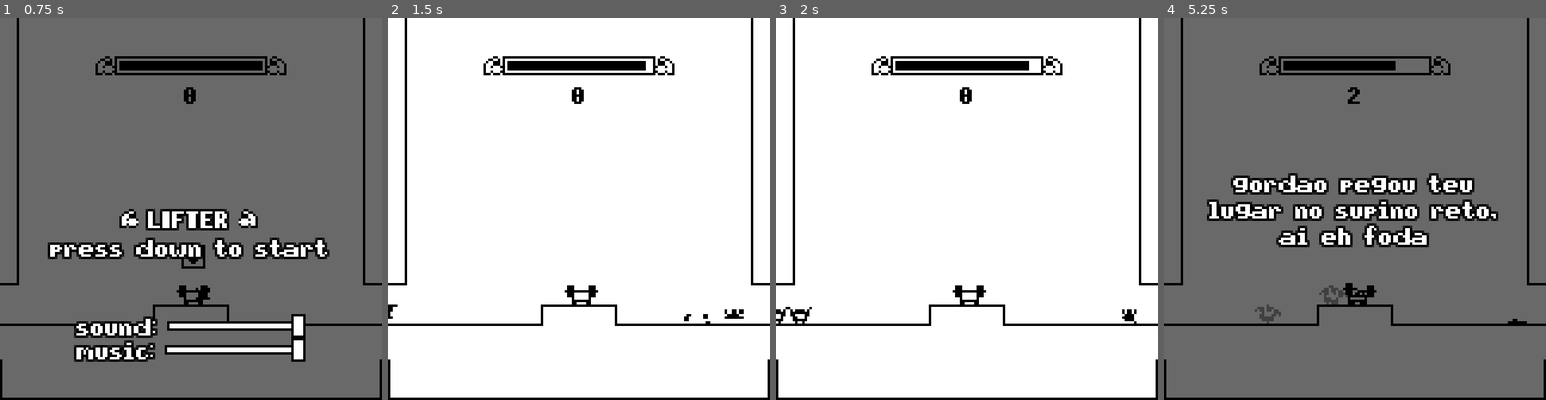
Above: before the commit, frames 1-4 (left to right).
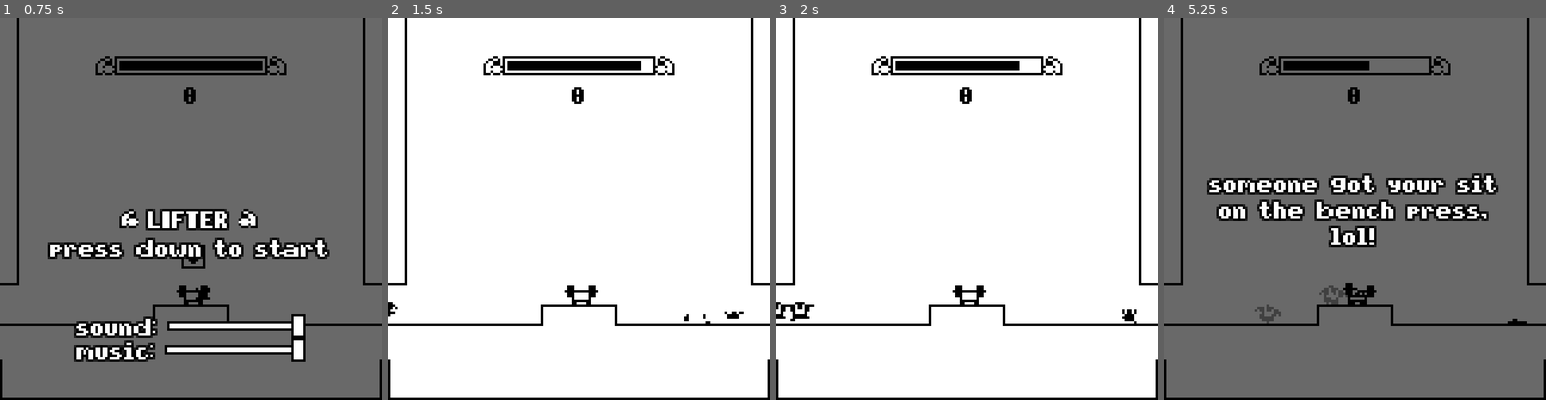
Above: after the commit, the same moments.

Repository: cauehenrique/lifter-game
Game: Godot game, scene res://game.tscn
Same seed, same stepped clock (60 frames per second), same inputs: the game is played once before the commit and once after it.
Inputs:
- Up to frame 1 (0.75 s): hold Right (player_right) from 0.53 s (still down); hold Down (player_lift) from 0.53 s (still down)
- Up to frame 2 (1.5 s): keep holding Right (player_right); tap Up (player_jump) at 0.77 s; release Down (player_lift) at 1.28 s; tap Down (player_lift) at 1.35 s
- Up to frame 3 (2 s): keep holding Right (player_right); tap Up (player_jump) at 1.52 s
- Up to frame 4 (5.25 s): release Right (player_right) at 2.03 s; hold Left (player_left) 2.03-2.78 s; hold Down (player_lift) 2.03-2.78 s; hold Right (player_right) 2.78-4.28 s; tap Down (player_lift) at 2.85, 4.35 s; tap Up (player_jump) at 3.02, 3.77, 4.52 s; hold Down (player_lift) 3.53-4.28 s; hold Left (player_left) 4.28-5.03 s; hold Right (player_right) from 5.03 s (still down); hold Down (player_lift) from 5.03 s (still down)

Frame 1 is identical in both runs. In frame 2, 0.1% of the frame differs, in the area x 0-94%, y 11-79%; in frame 3, 0.4%; in frame 4, 6.8%, in the area x 11-88%, y 11-60%.

Commit message:
💾 Added a save and load system.

Diff:
--- a/game.tscn
+++ b/game.tscn
@@ -7,7 +7,6 @@
 [ext_resource path="res://scenes/lifting_machine.tscn" type="PackedScene" id=5]
 [ext_resource path="res://scenes/game_hud.tscn" type="PackedScene" id=6]
 [ext_resource path="res://scripts/enemy_spawner.gd" type="Script" id=7]
-[ext_resource path="res://scenes/invert_rect.tscn" type="PackedScene" id=8]
 [ext_resource path="res://scenes/game_start.tscn" type="PackedScene" id=9]
 
 [sub_resource type="ConvexPolygonShape2D" id=1]
@@ -178,5 +177,3 @@
 [node name="game_over" parent="canvas" instance=ExtResource( 3 )]
 
 [node name="game_start" parent="canvas" instance=ExtResource( 9 )]
-
-[node name="invert_rect" parent="canvas" instance=ExtResource( 8 )]
--- a/scenes/game_over.tscn
+++ b/scenes/game_over.tscn
@@ -12,7 +12,7 @@
 
 [sub_resource type="Animation" id=2]
 resource_name = "game_over"
-length = 1.2
+length = 2.2
 tracks/0/type = "value"
 tracks/0/path = NodePath("center_container/v_box_container/gordo_label:visible")
 tracks/0/interp = 1
@@ -44,7 +44,7 @@
 tracks/2/imported = false
 tracks/2/enabled = true
 tracks/2/keys = {
-"times": PoolRealArray( 0, 1 ),
+"times": PoolRealArray( 0, 1.6 ),
 "transitions": PoolRealArray( 1, 1 ),
 "update": 1,
 "values": [ false, true ]
@@ -57,7 +57,7 @@
 tracks/3/enabled = true
 tracks/3/keys = {
 "times": PoolRealArray( 0.5, 0.6 ),
-"transitions": PoolRealArray( -0.5, -0.5 ),
+"transitions": PoolRealArray( 0.5, 0.5 ),
 "update": 0,
 "values": [ Vector2( 0.8, 1.2 ), Vector2( 1, 1 ) ]
 }
@@ -68,8 +68,8 @@
 tracks/4/imported = false
 tracks/4/enabled = true
 tracks/4/keys = {
-"times": PoolRealArray( 1, 1.1 ),
-"transitions": PoolRealArray( 1, -0.5 ),
+"times": PoolRealArray( 1.6, 1.7 ),
+"transitions": PoolRealArray( 0.5, 0.5 ),
 "update": 0,
 "values": [ Vector2( 0.8, 1.2 ), Vector2( 1, 1 ) ]
 }
@@ -88,8 +88,36 @@
 "end_offset": 0.0,
 "start_offset": 0.0,
 "stream": ExtResource( 3 )
+}, {
+"end_offset": 0.0,
+"start_offset": 0.0,
+"stream": ExtResource( 3 )
 } ],
-"times": PoolRealArray( 0.5, 1 )
+"times": PoolRealArray( 0.5, 1, 1.6 )
+}
+tracks/6/type = "value"
+tracks/6/path = NodePath("center_container/v_box_container/score_vbox:visible")
+tracks/6/interp = 1
+tracks/6/loop_wrap = true
+tracks/6/imported = false
+tracks/6/enabled = true
+tracks/6/keys = {
+"times": PoolRealArray( 0, 1 ),
+"transitions": PoolRealArray( 1, 1 ),
+"update": 1,
+"values": [ false, true ]
+}
+tracks/7/type = "value"
+tracks/7/path = NodePath("center_container/v_box_container/score_vbox:rect_scale")
+tracks/7/interp = 1
+tracks/7/loop_wrap = true
+tracks/7/imported = false
+tracks/7/enabled = true
+tracks/7/keys = {
+"times": PoolRealArray( 1, 1.1 ),
+"transitions": PoolRealArray( 0.5, 0.5 ),
+"update": 0,
+"values": [ Vector2( 0.8, 1.2 ), Vector2( 1, 1 ) ]
 }
 
 [node name="game_over" type="Control"]
@@ -131,21 +159,54 @@
 rect_scale = Vector2( 0.8, 1.2 )
 rect_pivot_offset = Vector2( 64, 15 )
 custom_fonts/font = SubResource( 1 )
-text = "gordao pegou teu lugar no supino reto, ai eh foda"
+text = "someone got your sit on the bench press, lol!"
+align = 1
+valign = 1
+autowrap = true
+
+[node name="score_vbox" type="VBoxContainer" parent="center_container/v_box_container"]
+visible = false
+margin_top = 46.0
+margin_right = 128.0
+margin_bottom = 66.0
+rect_scale = Vector2( 0.8, 1.2 )
+rect_pivot_offset = Vector2( 64, 10 )
+custom_constants/separation = 4
+alignment = 1
+
+[node name="last_score_label" type="Label" parent="center_container/v_box_container/score_vbox"]
+margin_right = 128.0
+margin_bottom = 8.0
+rect_min_size = Vector2( 128, 0 )
+rect_pivot_offset = Vector2( 64, 4 )
+custom_fonts/font = SubResource( 1 )
+text = "last score: 0"
+align = 1
+valign = 1
+autowrap = true
+
+[node name="best_score_label" type="Label" parent="center_container/v_box_container/score_vbox"]
+margin_top = 12.0
+margin_right = 128.0
+margin_bottom = 20.0
+rect_min_size = Vector2( 128, 0 )
+rect_pivot_offset = Vector2( 64, 4 )
+custom_fonts/font = SubResource( 1 )
+text = "best score: 0"
 align = 1
 valign = 1
 autowrap = true
 
 [node name="restart_label" type="Label" parent="center_container/v_box_container"]
 visible = false
-margin_top = 46.0
-margin_right = 128.0
-margin_bottom = 54.0
+margin_top = 82.0
+margin_right = 128.0
+margin_bottom = 90.0
 rect_min_size = Vector2( 128, 0 )
 rect_scale = Vector2( 0.8, 1.2 )
 rect_pivot_offset = Vector2( 64, 4 )
 custom_fonts/font = SubResource( 1 )
-text = "aperta \"R\""
+text = "press \"R\" to restart!"
 align = 1
 valign = 1
 autowrap = true
--- a/scenes/gordo.tscn
+++ b/scenes/gordo.tscn
@@ -46,7 +46,7 @@
 [node name="sprite" type="AnimatedSprite" parent="."]
 frames = SubResource( 6 )
 animation = "walk"
-frame = 2
+frame = 1
 playing = true
 offset = Vector2( 0, -6 )
 
--- a/scenes/invert_rect.tscn
+++ /dev/null
@@ -1,17 +0,0 @@
-[gd_scene load_steps=4 format=2]
-
-[ext_resource path="res://shaders/invert.shader" type="Shader" id=1]
-[ext_resource path="res://scripts/invert_rect.gd" type="Script" id=2]
-
-[sub_resource type="ShaderMaterial" id=1]
-shader = ExtResource( 1 )
-
-[node name="invert_rect" type="ColorRect"]
-visible = false
-material = SubResource( 1 )
-anchor_right = 1.0
-anchor_bottom = 1.0
-script = ExtResource( 2 )
-__meta__ = {
-"_edit_use_anchors_": false
-}
--- a/scenes/player_corpse.tscn
+++ b/scenes/player_corpse.tscn
@@ -8,7 +8,7 @@
 extents = Vector2( 4, 2 )
 
 [node name="player_corpse" type="KinematicBody2D"]
-collision_layer = 2
+collision_layer = 8
 collision_mask = 65
 script = ExtResource( 2 )
 
--- a/scripts/game_over.gd
+++ b/scripts/game_over.gd
@@ -1,9 +1,15 @@
 extends Control
 
 onready var animation_player : AnimationPlayer = $animation_player
+
+onready var best_score_label : Label = $center_container/v_box_container/score_vbox/best_score_label
+onready var last_score_label : Label = $center_container/v_box_container/score_vbox/last_score_label
 
 func _ready() -> void:
 	Global.connect("game_over", self, "setup_game_over")
 
 func setup_game_over() -> void:
+	best_score_label.text = "best score: " + str(Global.best_score)
+	last_score_label.text = "last score: " + str(Global.last_score)
+
 	animation_player.play("game_over")
--- a/scripts/game_start.gd
+++ b/scripts/game_start.gd
@@ -26,8 +26,6 @@
 		get_tree().set_input_as_handled()
 
 func change_sound_volume(new_value : float) -> void:
-	print("Sound Slider changed: " + str(new_value))
-
 	Global.last_sound_db = new_value
 
 	AudioServer.set_bus_mute(sound_bus_idx, (new_value <= 0))
@@ -36,8 +34,6 @@
 	sound_blip.play()
 
 func change_music_volume(new_value : float) -> void:
-	print("Music Slider changed: " + str(new_value))
-
 	Global.last_music_db = new_value
 
 	AudioServer.set_bus_mute(music_bus_idx, (new_value <= 0))
--- a/scripts/global.gd
+++ b/scripts/global.gd
@@ -17,17 +17,57 @@
 var last_sound_db : float = 10.0
 var last_music_db : float = 10.0
 
-# TODO: Save the score locally.
-#var best_score : int = 0
-#var last_score : int = 0
+var dark_mode : bool = false setget set_dark_mode
 
-var dark_mode : bool = false setget set_dark_mode
+# Save and Load stuff:
+const SAVE_PATH : String = "user://save.dat"
+var best_score : int = 0
+var last_score : int = 0
+
+func _ready() -> void:
+	load_progress()
+
+func save_progress() -> void:
+	var data : Dictionary = {
+		"best_score": best_score,
+		"last_score": last_score
+	}
+
+	var file : File = File.new()
+
+	var error : int = file.open(SAVE_PATH, File.WRITE)
+	if error == OK:
+		file.store_var(data)
+		file.close()
+
+	print("Saved Progress: " + str(last_score) + " | " + str(best_score))
+
+func load_progress() -> void:
+	var file : File = File.new()
+	if file.file_exists(SAVE_PATH):
+		var error : int = file.open(SAVE_PATH, File.READ)
+		if error == OK:
+			var player_data : Dictionary = file.get_var()
+
+			last_score = player_data.last_score
+			best_score = player_data.best_score
+
+			file.close()
+
+			print("Loaded Progress: " + str(last_score) + " | " + str(best_score))
 
 func start_game() -> void:
 	emit_signal("game_start")
 	game_start = true
 
 func end_game() -> void:
+	last_score = player_score
+	if last_score > best_score:
+		print("Last Score > Best Score")
+		best_score = last_score
+
+	save_progress()
+
 	emit_signal("game_over")
 	game_over = true
 
--- a/scripts/gordo.gd
+++ b/scripts/gordo.gd
@@ -43,7 +43,7 @@
 	death()
 
 func step_timer_timeout() -> void:
-	Utils.get_main_camera().shake(0.5, 0.3)
+	Utils.get_main_camera().shake(1, 0.2)
 	smoke_particles()
 
 	step_sound.pitch_scale = rand_range(0.6, 1.2)
--- a/scripts/gordo_corpse.gd
+++ b/scripts/gordo_corpse.gd
@@ -11,7 +11,8 @@
 
 func _ready() -> void:
 	Utils.get_main_camera().shake(2, 0.3)
-	Global.player_score += 1
+	if not Global.game_over:
+		Global.player_score += 1
 
 	death_sound.pitch_scale = rand_range(0.8, 1)
 	death_sound.play()
--- a/scripts/player.gd
+++ b/scripts/player.gd
@@ -41,6 +41,9 @@
 	return int(Input.is_action_pressed("player_right")) - int(Input.is_action_pressed("player_left"))
 
 func player_state_free() -> void:
+	if Global.player_power <= 0:
+		death()
+
 	velocity.y += GRAV_FORCE
 
 	# Just grounded:
@@ -89,10 +92,7 @@
 	if not Global.game_start:
 		return
 
-	if Global.player_power > 0:
-		Global.lose_power(3)
-	else:
-		death()
+	Global.lose_power(5)
 
 func death() -> void:
 	var corpse_instance : KinematicBody2D = player_corpse.instance()
--- a/shaders/invert.shader
+++ /dev/null
@@ -1,11 +0,0 @@
-shader_type canvas_item;
-render_mode unshaded;
-
-void fragment() {
-	vec4 color = textureLod(SCREEN_TEXTURE, SCREEN_UV, 0.0).rgba;
-	color.r = 1.0 - color.r;
-	color.g = 1.0 - color.g;
-	color.b = 1.0 - color.b;
-
-	COLOR.rgba = color;
-}
Not shown: 1 places in game.tscn that only renumber resources
Not shown, changed: TODO.md
